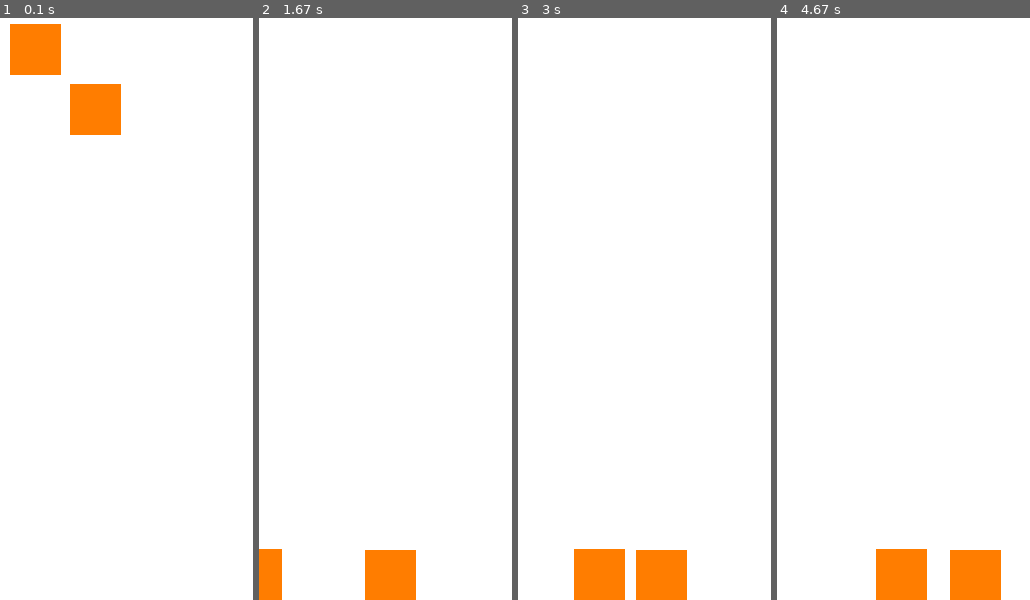
Above: before the commit, frames 1-4 (left to right).
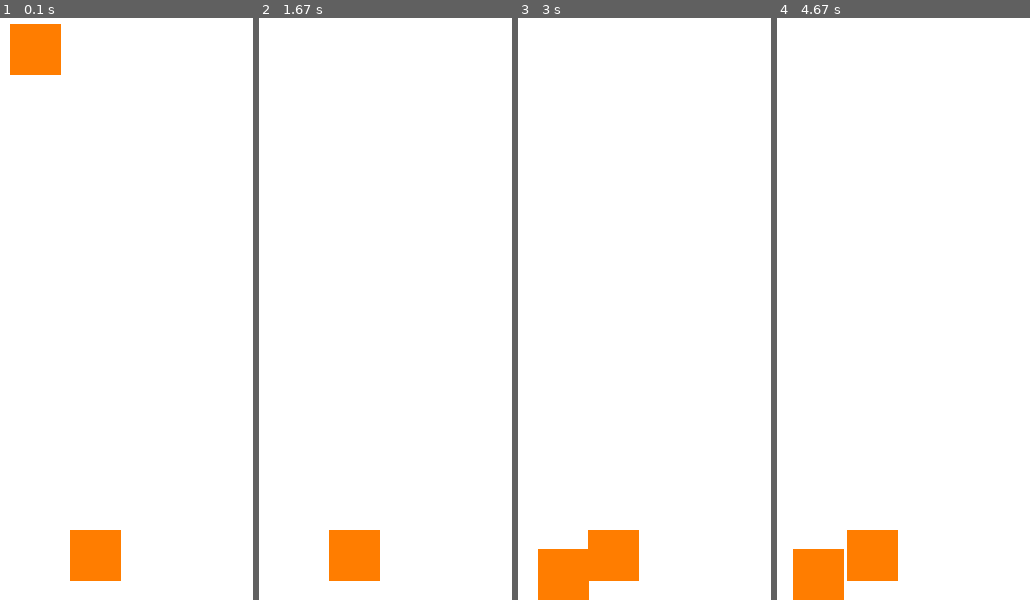
Above: after the commit, the same moments.

Repository: NeoZett-School/Python-Rectangle
Game: pygame game, started from collision_test.py
Two runs of this game, one before a commit and one after it. Both use one fixed random seed, a clock stepped at 60 frames per second and the inputs below.
Inputs:
- Up to frame 1 (0.1 s): no input
- Up to frame 2 (1.67 s): hold D 0.33-0.8 s; hold A from 1.33 s (still down)
- Up to frame 3 (3 s): release A at 1.87 s; hold D 2.33-2.97 s
- Up to frame 4 (4.67 s): hold A 3-3.47 s; hold D 3.5-3.97 s; hold D 4-4.47 s; hold A from 4.5 s (still down)

The runs differ from the first frame. In frame 1, 3.5% of the frame differs, in the area x 27-48%, y 11-97%; in frame 2, 3.7%; in frame 3, 4.3%; in frame 4, 6.1%, in the area x 6-89%, y 87-100%.

Commit message:
Improved the collision test with a normal static box instead of a physics-packed box.

Diff:
--- a/collision_test.py
+++ b/collision_test.py
@@ -1,4 +1,5 @@
 from Rectangle import pygame_phys_premade as rtngle_phys_premade
+from Rectangle import pygame_phys as rtngle_phys
 from Rectangle.spatial_grid import SpatialGrid
 from Rectangle import Rect, Color
 import pygame
@@ -24,9 +25,9 @@
 
 grid.add_object(player, player.rect)
 
-box = rtngle_phys_premade.Box(
+box = rtngle_phys.Box(
     surface = screen,
-    rect = Rect(70, 70, 50, 50),
+    rect = Rect(70, HEIGHT-70, 50, 50),
     color = ORANGE,
 )
 
@@ -45,7 +46,6 @@
     player.update(pressed_keys, dt)
     player.render()
 
-    box.update([], dt)
     box.render()
 
     grid.update(player, player.rect)
